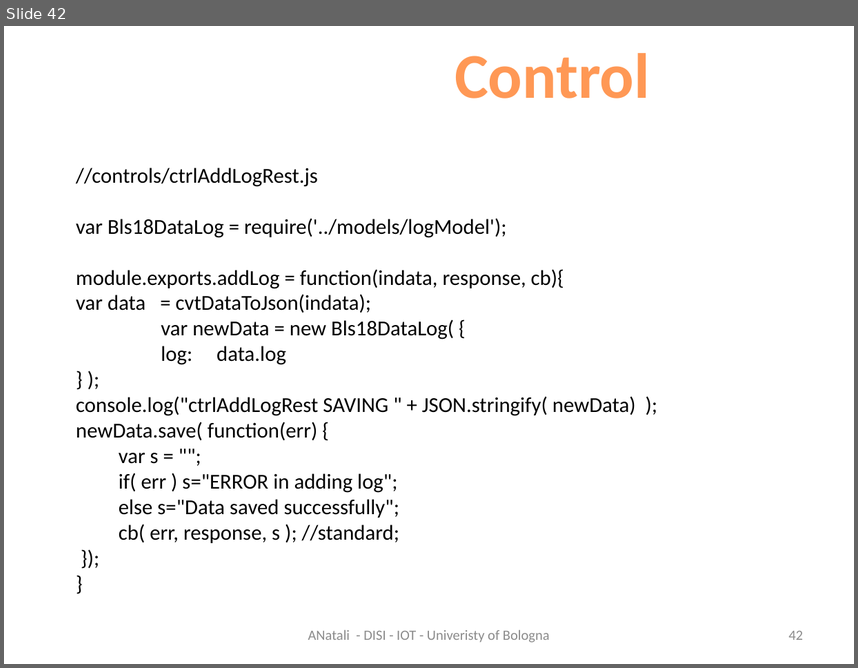
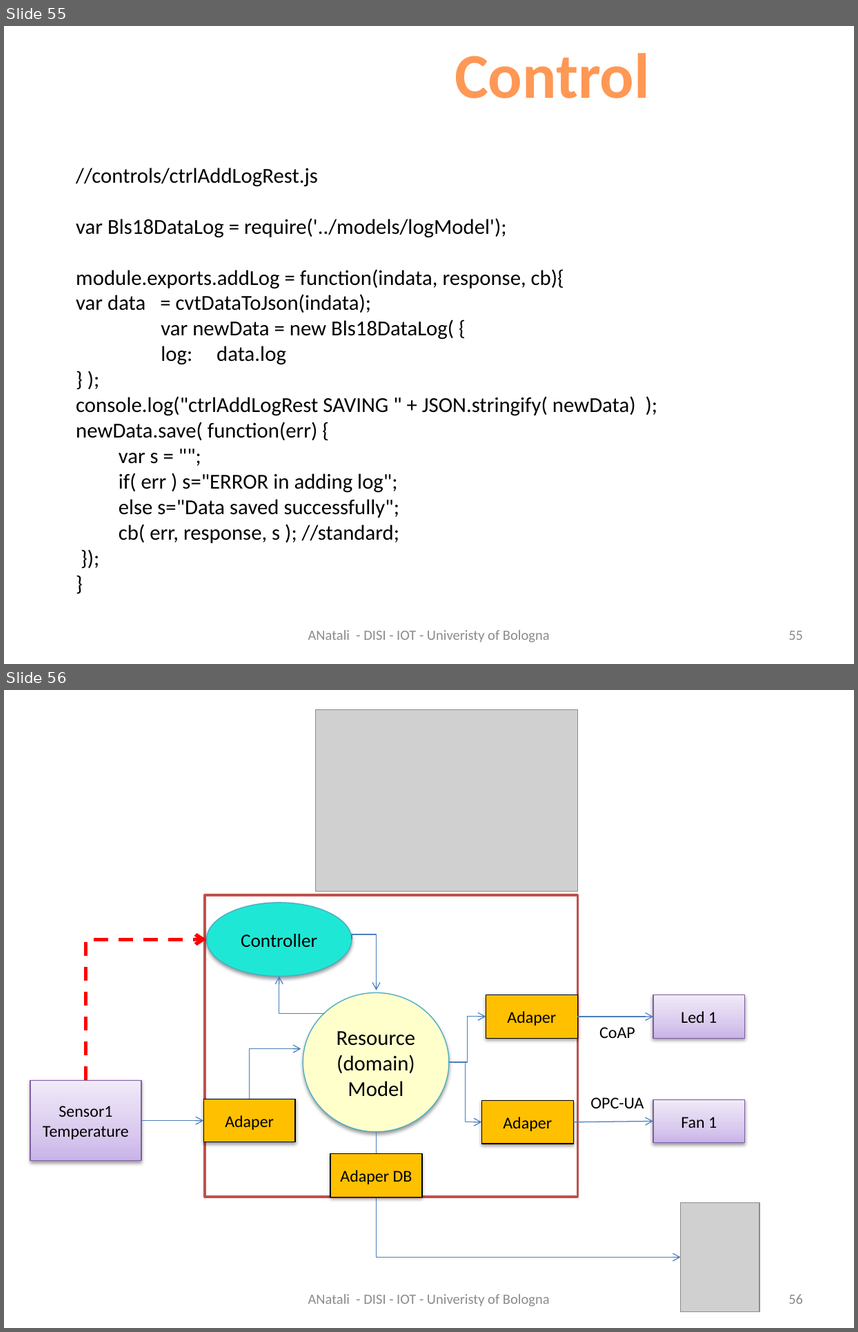
Before and after one commit to MatteoMendula/iss2018Lab, a slide deck: it.unibo.bls18/docs/BLS2018.pptx. Shown one above the other, each under a label of ours: slide 42 before the commit, slides 55 and 56 after it. The pictures are 858x668 and 858x1332 pixels, drawn with LibreOffice and Linux fonts; fonts in the diff are those of the drawing; grey boxes stand for pictures. Boxes give left, top, right and bottom in pixels: in the first picture for what was removed or moved away, otherwise in the second. Text is boxed around its words. In the diff, an @@ line names an element or a change of style, - is before the commit and + after.

```diff
--- a/it.unibo.bls18/docs/BLS2018.pptx
+++ b/it.unibo.bls18/docs/BLS2018.pptx
@@ slide 56 added at (x1=4, y1=690, x2=854, y2=1328), background #FFFFFF @@
@@ picture added at (x1=316, y1=709, x2=578, y2=891) @@
@@ rectangle added at (x1=205, y1=895, x2=577, y2=1196), fill #FFFFFF, outline #C0504D 2 pt @@
@@ ellipse added at (x1=206, y1=903, x2=352, y2=976), fill #1EE8D5, outline #46AAC5 0.75 pt, 16 pt, text #000000 @@
+Controller
@@ elbow arrow added from (352, 939) to (377, 990), #4B7EBC 0.75 pt @@
@@ elbow arrow added from (85, 1080) to (206, 939), #FF0000 3 pt dashed @@
@@ elbow arrow added from (324, 1013) to (279, 976), #4B7EBC 0.75 pt @@
@@ ellipse added at (x1=303, y1=993, x2=450, y2=1131), fill #FFFFCC, outline #46AAC5 0.75 pt, 18 pt, text #000000 @@
+Resource
+(domain)
+Model
@@ rectangle added at (x1=486, y1=994, x2=578, y2=1038), fill #FFC000, outline #000000 0.75 pt, 14 pt, text #000000 @@
+Adaper
@@ rectangle added at (x1=653, y1=994, x2=745, y2=1038), fill gradient #C9B5E8 to #D8CBEE to #F0EAF9, outline #7D60A0 0.75 pt, 14 pt, text #000000 @@
+Led 1
@@ elbow arrow added from (448, 1063) to (486, 1016), #4B7EBC 0.75 pt @@
@@ elbow arrow added from (578, 1016) to (653, 1016), #4B7EBC 0.75 pt @@
@@ text added at (x1=599, y1=1027, x2=635, y2=1038), 14 pt, text #000000 @@
+CoAP
@@ elbow arrow added from (250, 1099) to (301, 1049), #4B7EBC 0.75 pt @@
@@ rectangle added at (x1=30, y1=1080, x2=142, y2=1161), fill gradient #C9B5E8 to #D8CBEE to #F0EAF9, outline #7D60A0 0.75 pt, 14 pt, text #000000 @@
+Sensor1
+Temperature
@@ elbow arrow added from (448, 1063) to (481, 1122), #4B7EBC 0.75 pt @@
@@ rectangle added at (x1=204, y1=1099, x2=296, y2=1142), fill #FFC000, outline #000000 0.75 pt, 14 pt, text #000000 @@
+Adaper
@@ rectangle added at (x1=481, y1=1101, x2=573, y2=1144), fill #FFC000, outline #000000 0.75 pt, 14 pt, text #000000 @@
+Adaper
@@ text added at (x1=590, y1=1097, x2=644, y2=1108), 14 pt, text #000000 @@
+OPC-UA
@@ rectangle added at (x1=653, y1=1099, x2=745, y2=1142), fill gradient #C9B5E8 to #D8CBEE to #F0EAF9, outline #7D60A0 0.75 pt, 14 pt, text #000000 @@
+Fan 1
@@ elbow arrow added from (142, 1120) to (204, 1120), #4B7EBC 0.75 pt @@
@@ arrow added from (573, 1122) to (653, 1121), #4B7EBC 0.75 pt @@
@@ elbow arrow added from (377, 1131) to (681, 1257), #4B7EBC 0.75 pt @@
@@ rectangle added at (x1=330, y1=1153, x2=422, y2=1196), fill #FFC000, outline #000000 0.75 pt, 14 pt, text #000000 @@
+Adaper DB
@@ picture added at (x1=681, y1=1203, x2=760, y2=1312) @@
@@ text added at (x1=308, y1=1294, x2=550, y2=1306), 12 pt, text #8C8C8C @@
+ANatali - DISI - IOT - Univeristy of Bologna
@@ page number added at (x1=789, y1=1294, x2=803, y2=1303), 12 pt, text #8C8C8C @@
+56
@@ what was slide 42 is now slide 55 @@
@@ page number at (x1=789, y1=630, x2=803, y2=639): text changed @@
-42
+55
```
Also in this commit, not shown: 4 slides changed, 30 other slides added, 5 other files.
